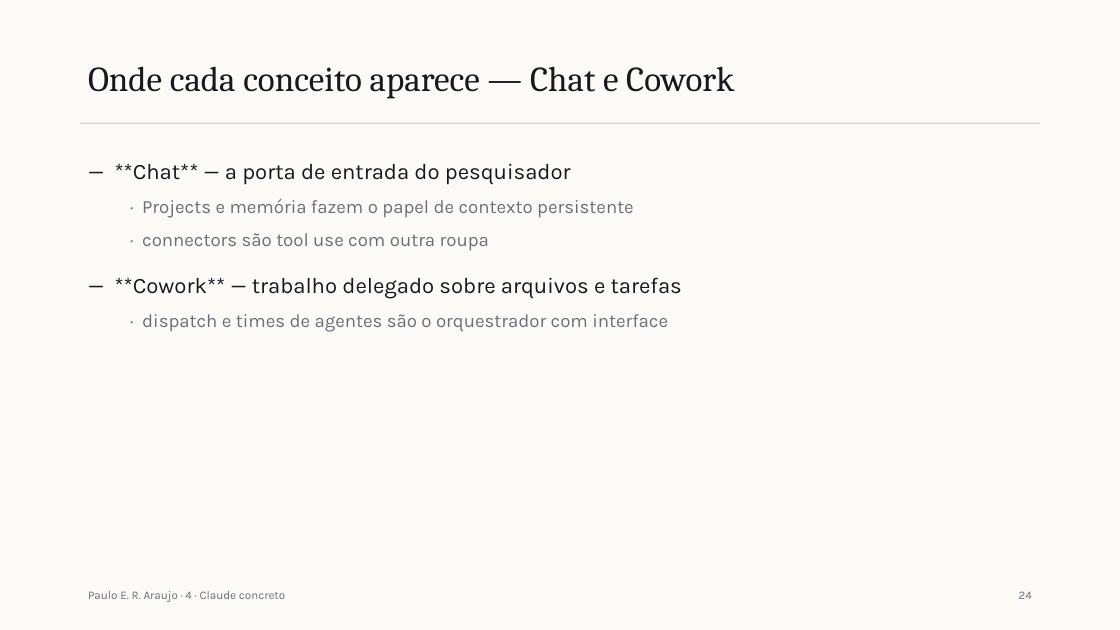
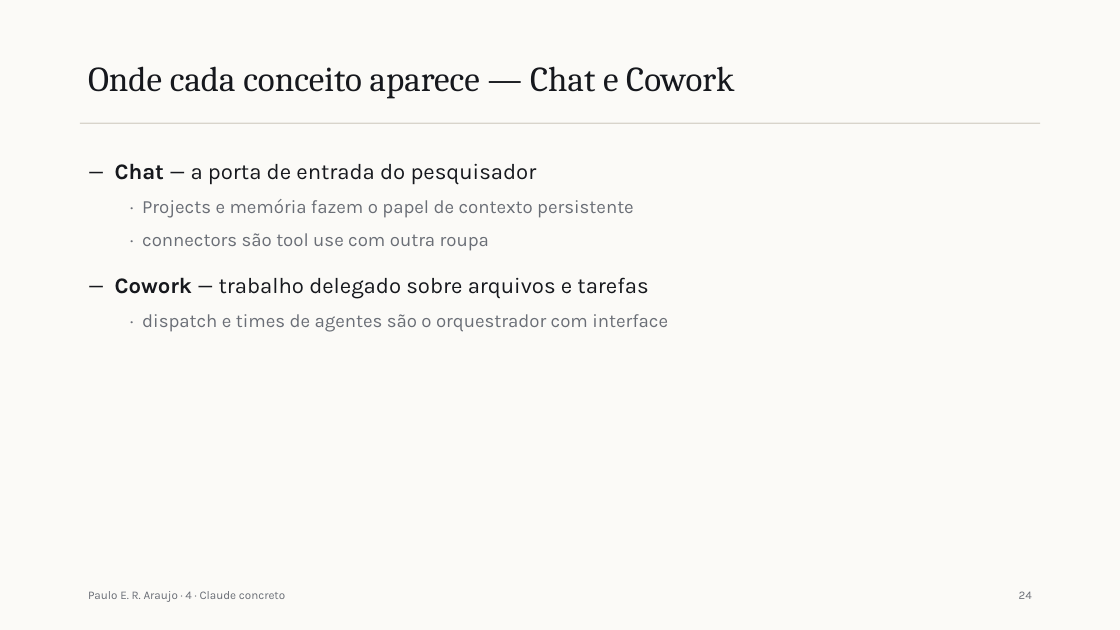
Before and after one commit to pumba-dev/claude-guide, a slide deck: slide 29 of slides/saida/aula-1.pptx. Drawn at 1120x630 pixels with LibreOffice and Linux fonts; fonts in the diff are those of the drawing. Boxes give left, top, right and bottom in pixels: in the first picture for what was removed or moved away, otherwise in the second. Text is boxed around its words. In the diff, an @@ line names an element or a change of style, - is before the commit and + after.

```diff
--- a/slides/saida/aula-1.pptx
+++ b/slides/saida/aula-1.pptx
@@ text at [115,163,537,185]: text changed @@
-— **Chat** — a porta de entrada do pesquisador
+— Chat — a porta de entrada do pesquisador
@@ text at [115,277,648,299]: text changed @@
-— **Cowork** — trabalho delegado sobre arquivos e tarefas
+— Cowork — trabalho delegado sobre arquivos e tarefas
```
Also in this commit, not shown: 24 other slides changed, 6 other files.
